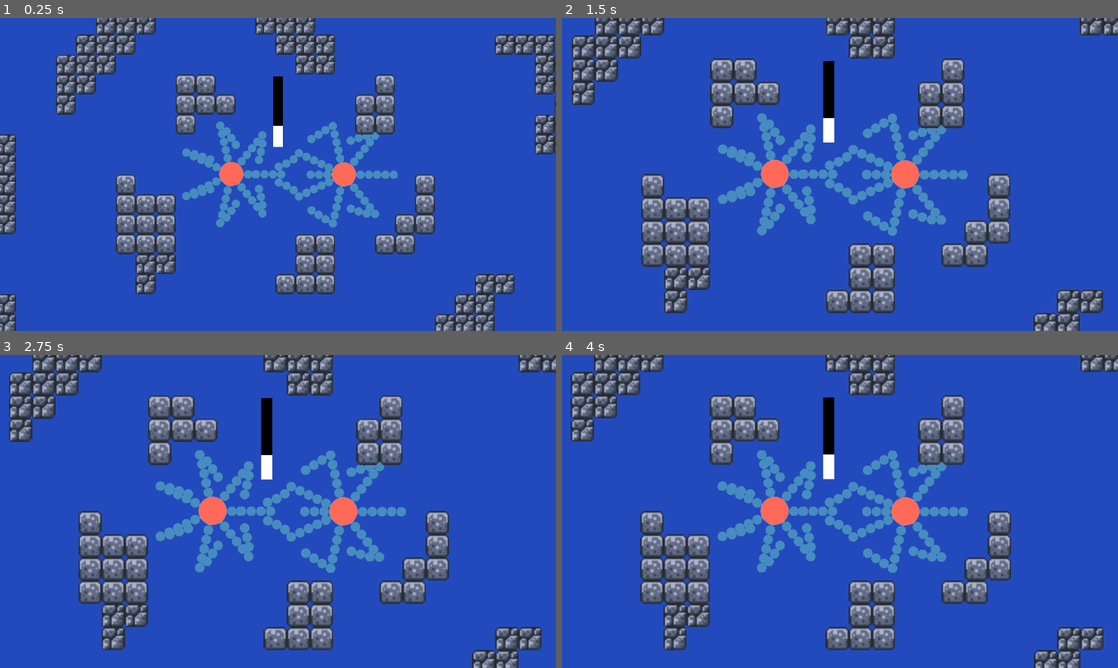
Above: before the commit, frames 1-4 (two rows, left to right).
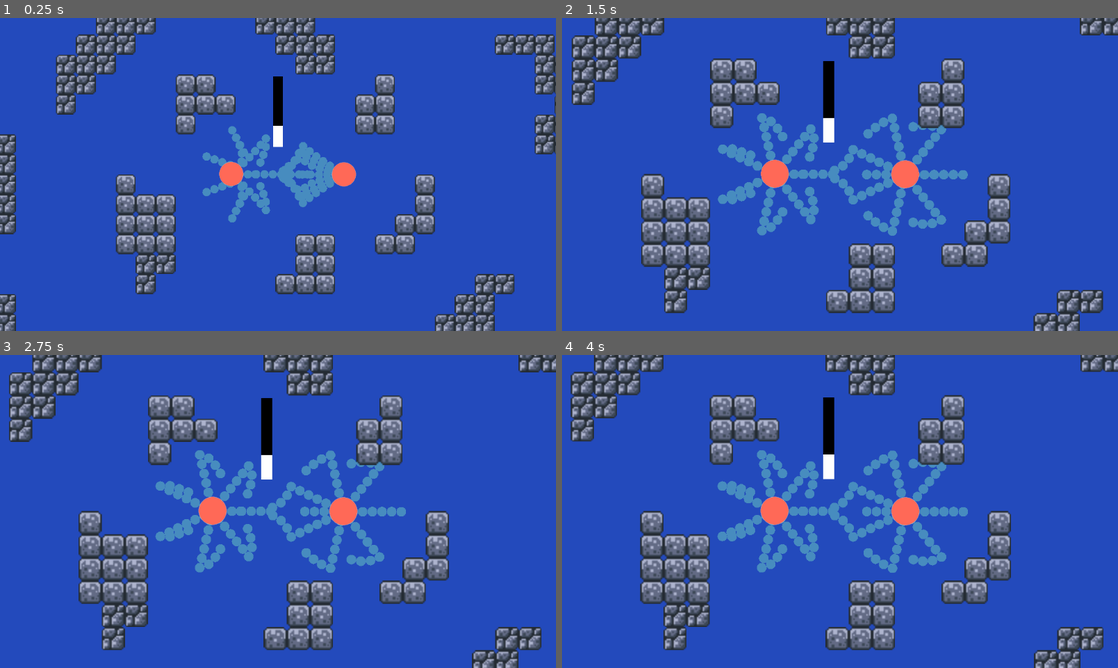
Above: after the commit, the same moments.

Repository: kam-zhan-yue/cissa-gmc-jam
Game: Godot game, scene res://scenes/main.tscn
Two runs of this game, one before a commit and one after it. Both use one fixed random seed, a clock stepped at 60 frames per second and the inputs below.
Inputs (mouse positions are in pixels of both pictures, inside the frame that each line leads up to):
- Up to frame 1 (0.25 s): no input
- Up to frame 2 (1.5 s): move the mouse to (962, 158) at 0.52 s; click (962, 158) at 0.67 s; move the mouse to (728, 190) at 1.27 s; click (728, 190) at 1.42 s
- Up to frame 3 (2.75 s): tap Enter at 2 s; move the mouse to (333, 442) at 2.02 s; click (333, 442) at 2.17 s
- Up to frame 4 (4 s): tap Space at 2.75 s; move the mouse to (812, 574) at 2.77 s; click (812, 574) at 2.92 s; move the mouse to (1006, 558) at 3.52 s; click (1006, 558) at 3.67 s

The runs differ from the first frame. In frame 1, 3.3% of the frame differs, in the area x 32-72%, y 33-67%; in frame 2, 1.2%; in frame 3, 1.2%; in frame 4, 1.2%.

Commit message:
feat: implement target in arm

Diff:
--- a/scripts/entities/arm.gd
+++ b/scripts/entities/arm.gd
@@ -2,7 +2,9 @@
 extends Node2D
 
 var aim := Vector2.ZERO
+var target := Vector2.ZERO
 const MAX_REACH = 200.0
+const SPEED = 500.0
 
 var constraints: Array[Constraint] = []
 
@@ -27,7 +29,10 @@
 func _get_body_position() -> Vector2:
 	return global_position
 
-func _process(_delta: float) -> void:
+func _process(delta: float) -> void:
+	# If we are searching, then we want to update our aim to the target
+	if arm_state == ARM_STATE.SEARCHING and target:
+		self.aim = self.aim.move_toward(target, delta * SPEED)
 	queue_redraw()
 
 func _draw():
--- a/scripts/entities/arms.gd
+++ b/scripts/entities/arms.gd
@@ -3,8 +3,8 @@
 
 var arms: Array[Arm] = []
 
-const STRIDE_DISTANCE = 100.0
-const ARM_SPEED = 100.0
+const STRIDE_DISTANCE = 150.0
+const ARM_SPEED = 900.0
 
 # Called when the node enters the scene tree for the first time.
 func _ready() -> void:
@@ -16,7 +16,7 @@
 	for i in range(len(arms)):
 		var x := Arm.MAX_REACH * cos(angle_distance * i)
 		var y := Arm.MAX_REACH * sin(angle_distance * i)
-		arms[i].aim = global_position + Vector2(x, -y)
+		arms[i].target = global_position + Vector2(x, -y)
 		arms[i].arm_state = Arm.ARM_STATE.SEARCHING
 
 func _process(delta: float) -> void:
@@ -25,9 +25,9 @@
 		var x := Arm.MAX_REACH * cos(angle_distance * i)
 		var y := Arm.MAX_REACH * sin(angle_distance * i)
 		var target_pos = global_position + Vector2(x, -y)
-		var difference = target_pos - arms[i].aim
+		var difference = target_pos - arms[i].target
 		if difference.length() >= STRIDE_DISTANCE:
-			arms[i].aim = lerp(arms[i].aim, target_pos, STRIDE_DISTANCE / difference.length())
+			arms[i].target = target_pos
 
 	#await Global.wait(1.0)
 	#for i in range(len(arms)):
